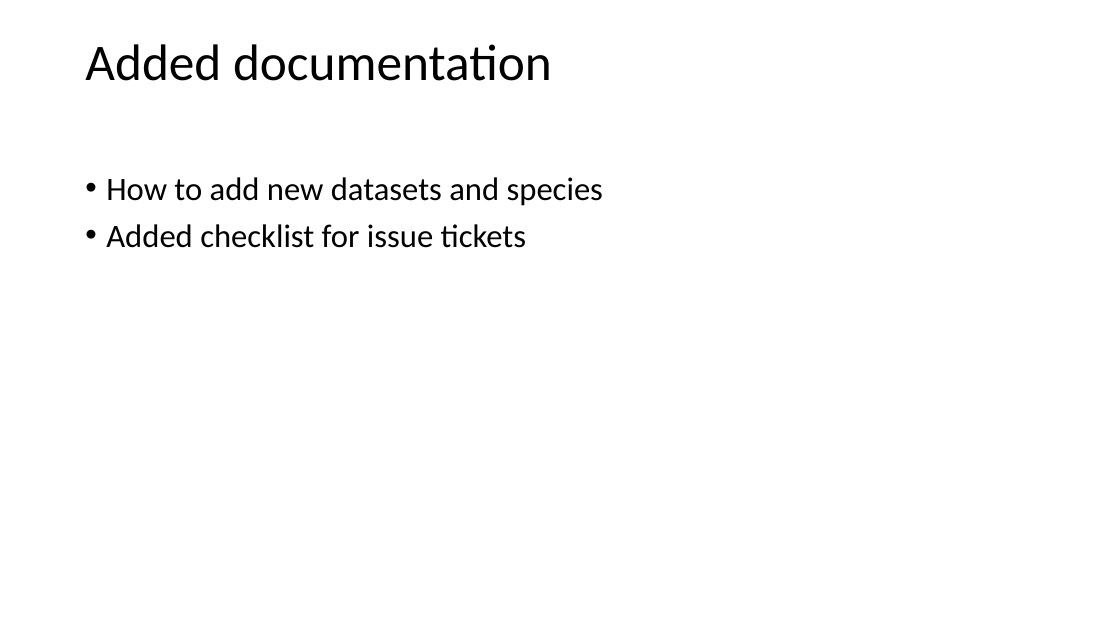
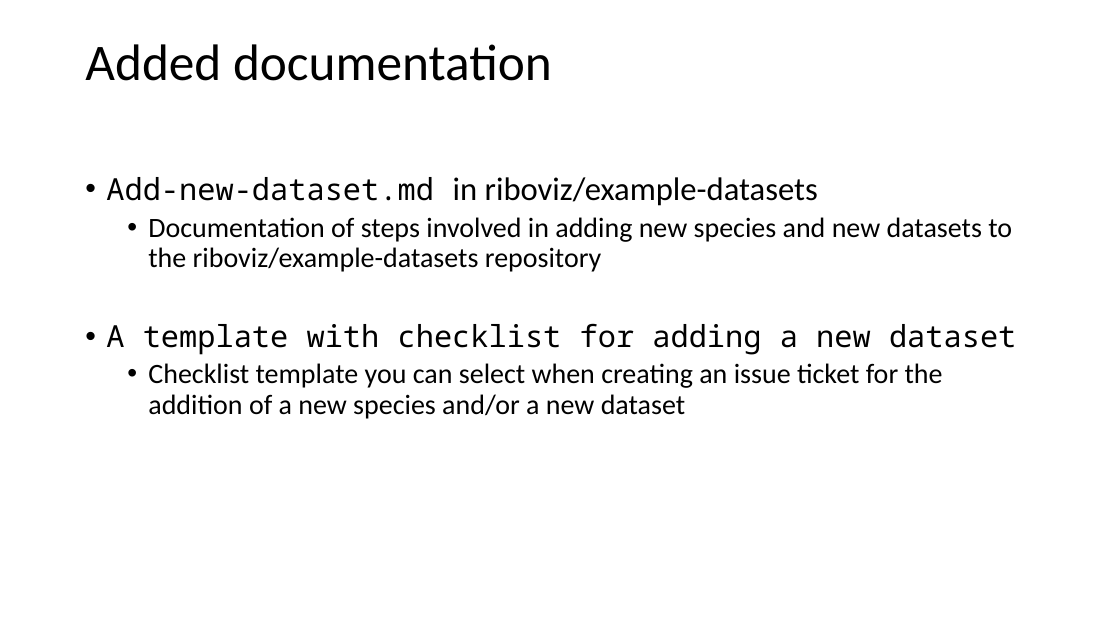
Before and after one commit to 3mma-mack/riboviz-presentation, a slide deck: slide 5 of Rundown-of-our-3-months.pptx. Drawn at 1120x630 pixels with LibreOffice and Linux fonts; fonts in the diff are those of the drawing. Boxes give left, top, right and bottom in pixels: in the first picture for what was removed or moved away, otherwise in the second. Text is boxed around its words. In the diff, an @@ line names an element or a change of style, - is before the commit and + after.

Commit message:
added detail to added documentation and added new species and dataset sections

```diff
--- a/Rundown-of-our-3-months.pptx
+++ b/Rundown-of-our-3-months.pptx
@@ text at (x1=106, y1=177, x2=1016, y2=419): text changed; size 28 to 24 pt @@
-• How to add new datasets and species
-• Added checklist for issue tickets
+• Add-new-dataset.md in riboviz/example-datasets
+  • Documentation of steps involved in adding new species and new datasets to the riboviz/example-datasets repository
+• A template with checklist for adding a new dataset
+  • Checklist template you can select when creating an issue ticket for the addition of a new species and/or a new dataset
```
Also in this commit, not shown: 2 other slides changed.
